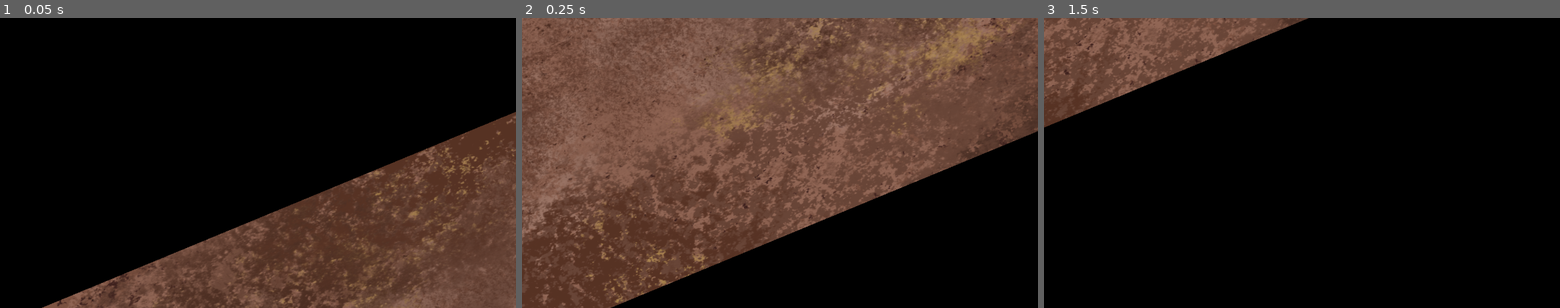
Above: before the commit, frames 1-3 (left to right).
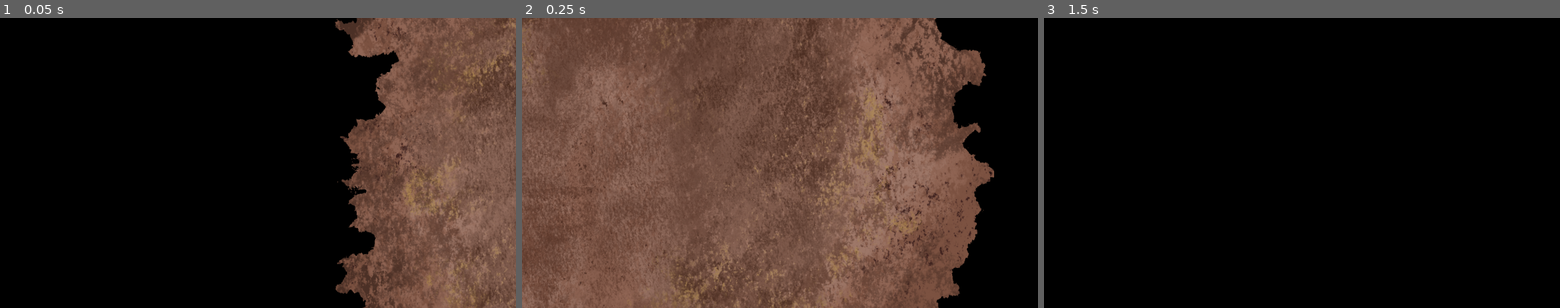
Above: after the commit, the same moments.

Repository: NitroGuy10/Chillennium2023
Game: Godot game, scene res://assets/Objects/ScreenTransition.tscn
Same seed, same stepped clock (60 frames per second), same inputs: the game is played once before the commit and once after it. This scene is started directly instead of the project's main scene.
Inputs:
- Up to frame 1 (0.05 s): no input
- Up to frame 2 (0.25 s): no input
- Up to frame 3 (1.5 s): hold Right (ui_right) from 0.53 s (still down); tap Shift (dash) at 0.6, 1.35 s; tap Up (ui_up) at 0.77 s; tap Enter at 1.25 s

The runs differ from the first frame. In frame 1, 35% of the frame differs, in the area x 8-100%, y 0-100%; in frame 2, 48%, in the area x 0-100%, y 0-100%; in frame 3, 9.7%.
Error in both runs: Invalid call. Nonexistent function 'reload_scene' in base 'Viewport'. (res://assets/Objects/ScreenTransition.gd:22)

Commit message:
Page transition

Diff:
--- a/assets/Objects/ScreenTransition.gd
+++ b/assets/Objects/ScreenTransition.gd
@@ -13,7 +13,7 @@
 
 # Called every frame. 'delta' is the elapsed time since the previous frame.
 func _process(delta):
-	if $Path2D/PathFollow2D.offset > 2600:
+	if $Path2D/PathFollow2D.offset > 3300:
 		get_parent().transitioning = false
 		queue_free()
 	else:
--- a/assets/Objects/ScreenTransition.tscn
+++ b/assets/Objects/ScreenTransition.tscn
@@ -1,17 +1,19 @@
 [gd_scene load_steps=4 format=2]
 
-[ext_resource path="res://assets/Sprites/Things/leather.png" type="Texture" id=1]
+[ext_resource path="res://assets/Sprites/Things/ripepd_leather.png" type="Texture" id=1]
 [ext_resource path="res://assets/Objects/ScreenTransition.gd" type="Script" id=2]
 
 [sub_resource type="Curve2D" id=1]
 _data = {
-"points": PoolVector2Array( 0, 0, 0, 0, 1759, 1164, 0, 0, 0, 0, -573, -392 )
+"points": PoolVector2Array( 0, 0, 0, 0, 1759, 1164, 0, 0, 0, 0, -3042.18, 1085 )
 }
 
 [node name="ScreenTransition" type="Node2D"]
 script = ExtResource( 2 )
 
 [node name="Path2D" type="Path2D" parent="."]
+position = Vector2( 680, -793 )
+rotation = -0.0181387
 curve = SubResource( 1 )
 
 [node name="PathFollow2D" type="PathFollow2D" parent="Path2D"]
@@ -20,7 +22,7 @@
 rotate = false
 
 [node name="Sprite" type="Sprite" parent="Path2D/PathFollow2D"]
-position = Vector2( -16.7166, -2.32336 )
-rotation = -0.980721
-scale = Vector2( 1.97628, 1.27362 )
+position = Vector2( 136.353, -140.677 )
+rotation = -0.573862
+scale = Vector2( 1.06001, 1.27362 )
 texture = ExtResource( 1 )
Binary file added: assets/Sprites/Things/ripepd_leather.png
Not shown, added: assets/Sprites/Things/ripepd_leather.png.import
